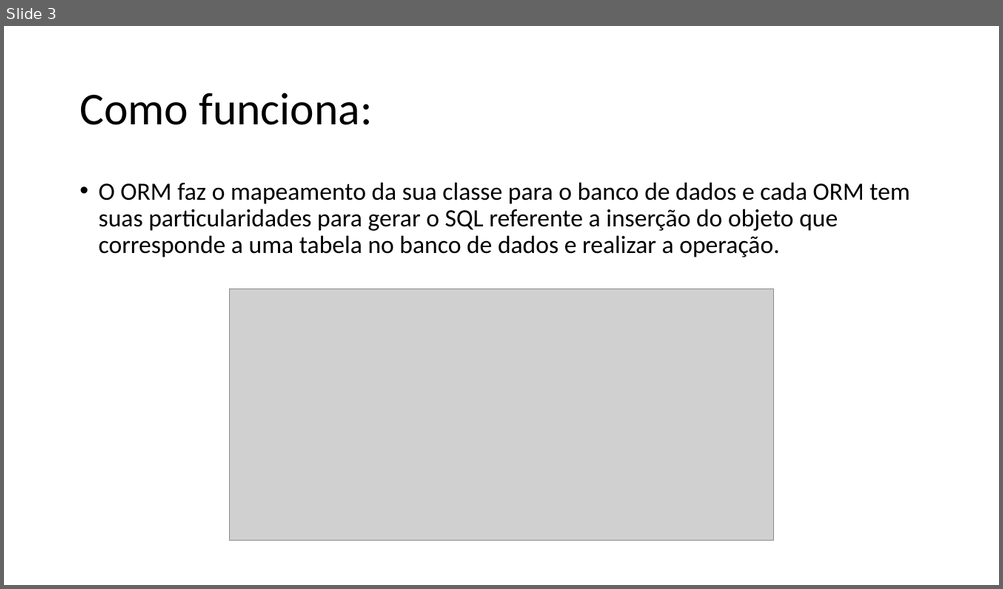
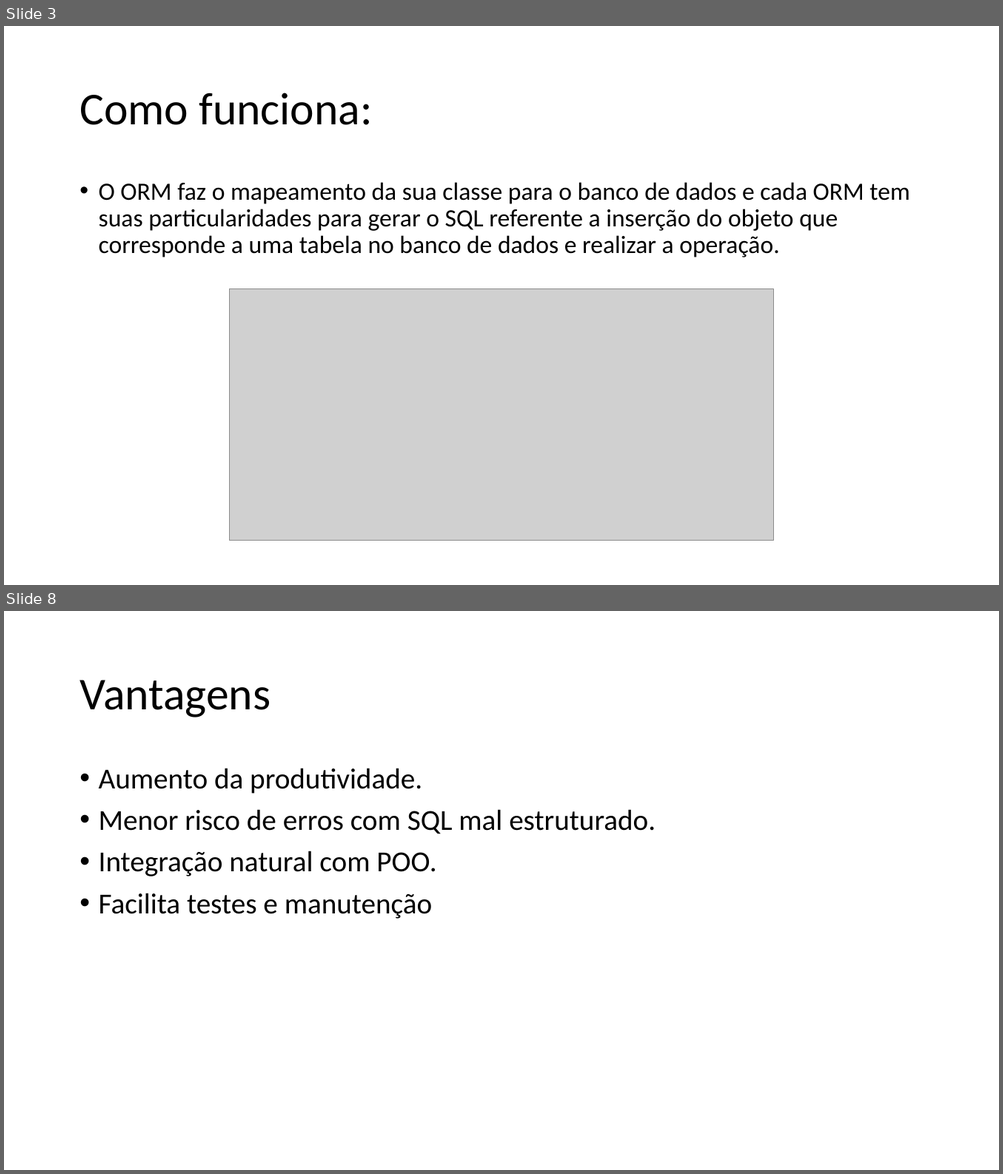
Before and after one commit to muriloHx/trabalho-mvc, a slide deck: slides/ORM.pptx. Shown one above the other, each under a label of ours: slide 3 before the commit, slides 3 and 8 after it; the slides between them are not shown. The pictures are 1003x589 and 1003x1174 pixels, drawn with LibreOffice and Linux fonts; fonts in the diff are those of the drawing; grey boxes stand for pictures. Boxes give left, top, right and bottom in pixels: in the first picture for what was removed or moved away, otherwise in the second. Text is boxed around its words. In the diff, an @@ line names an element or a change of style, - is before the commit and + after.

```diff
--- a/slides/ORM.pptx
+++ b/slides/ORM.pptx
@@ slide 8 added at bbox=[4, 611, 999, 1170], background #FFFFFF @@
@@ title added at bbox=[79, 680, 270, 718], 44 pt, text #000000 @@
+Vantagens
@@ text added at bbox=[99, 768, 655, 919], 28 pt, text #000000 @@
+• Aumento da produtividade.
+• Menor risco de erros com SQL mal estruturado.
+• Integração natural com POO.
+• Facilita testes e manutenção
```
Also in this commit, not shown: 1 slide changed, 4 other slides added.
